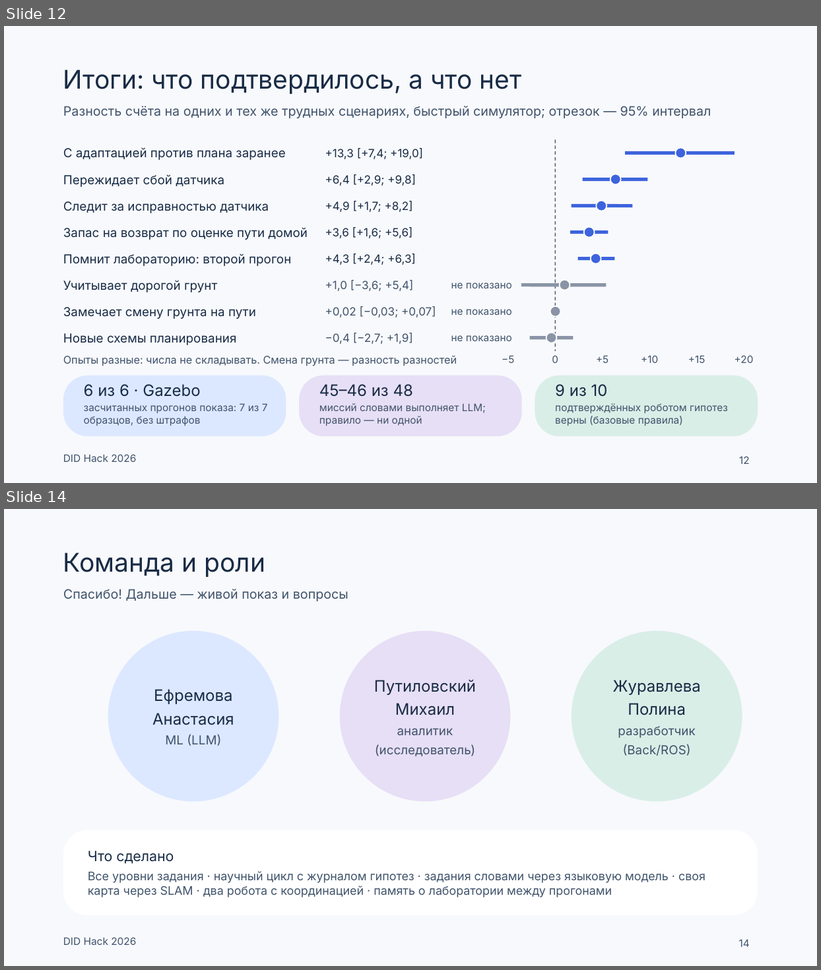
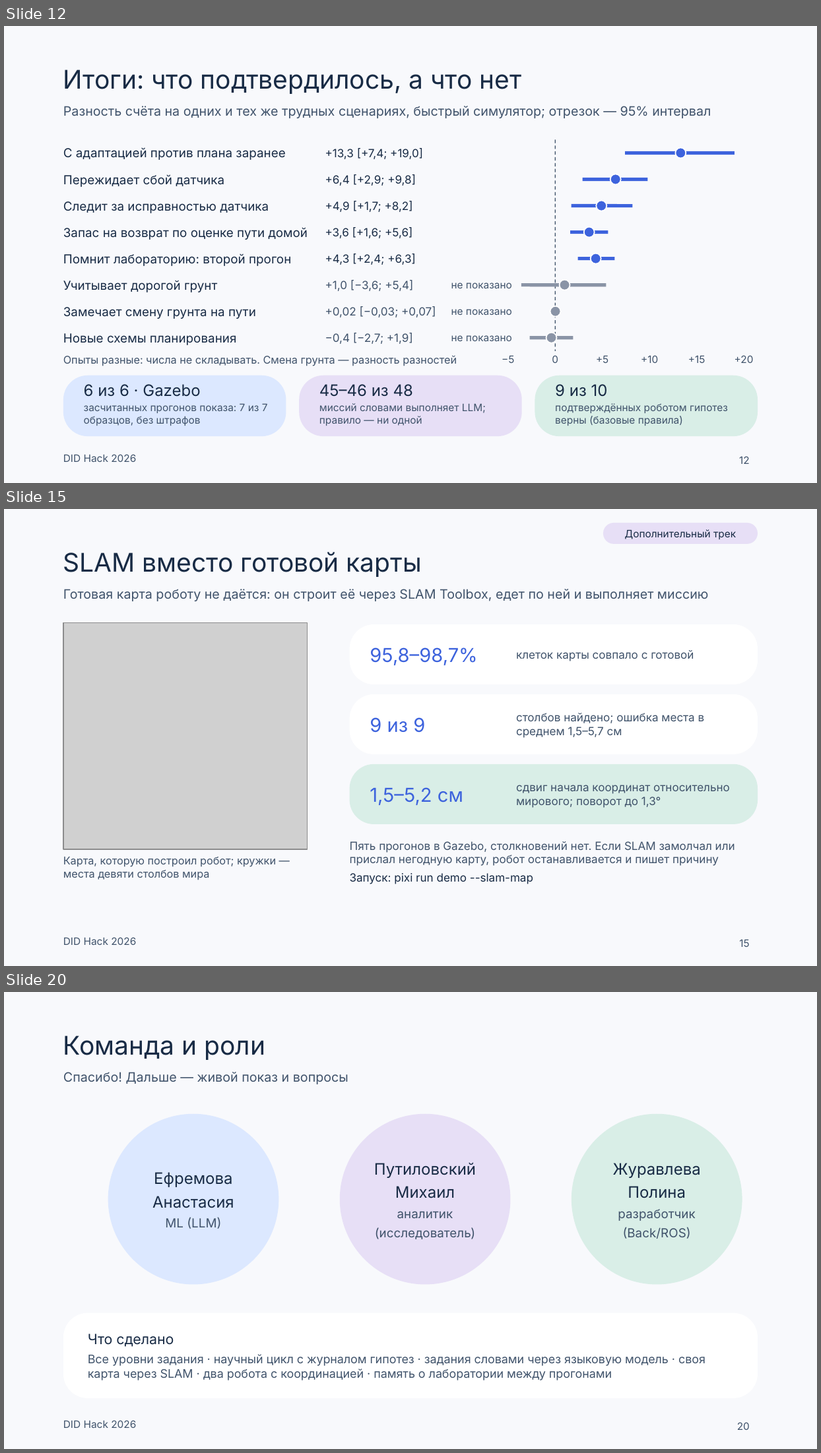
Before and after one commit to Mput13/did-hack, a slide deck: presentation/team/DID_final.pptx. Shown one above the other, each under a label of ours: slides 12 and 14 before the commit, slides 12, 15 and 20 after it; the slides between them are not shown. The pictures are 821x970 and 821x1453 pixels, drawn with LibreOffice and Linux fonts; fonts in the diff are those of the drawing; grey boxes stand for pictures. Boxes give left, top, right and bottom in pixels: in the first picture for what was removed or moved away, otherwise in the second. Text is boxed around its words. In the diff, an @@ line names an element or a change of style, - is before the commit and + after.

```diff
--- a/presentation/team/DID_final.pptx
+++ b/presentation/team/DID_final.pptx
@@ slide 15 added at (4, 509, 817, 966), background #F8F9FC; not listed: 1 template element that a slide beside it also shows @@
@@ rounded rectangle added at (603, 523, 758, 544), fill #E7DFF6, 9 pt, text #182B45 @@
+Дополнительный трек
@@ title added at (63, 552, 422, 577), 22.8 pt, text #182B45 @@
+SLAM вместо готовой карты
@@ text added at (63, 589, 709, 601), 11.5 pt, text #40536B @@
+Готовая карта роботу не даётся: он строит её через SLAM Toolbox, едет по ней и выполняет миссию
@@ picture added at (63, 623, 308, 850) @@
@@ rounded rectangle added at (350, 625, 758, 685), fill #FFFFFF @@
@@ text added at (370, 648, 477, 665), 17 pt, text #3D63DD @@
+95,8–98,7%
@@ text added at (516, 650, 694, 661), 10 pt, text #40536B @@
+клеток карты совпало с готовой
@@ rounded rectangle added at (350, 694, 758, 755), fill #FFFFFF @@
@@ text added at (370, 718, 425, 733), 17 pt, text #3D63DD @@
+9 из 9
@@ text added at (516, 713, 705, 738), 10 pt, text #40536B @@
+столбов найдено; ошибка места в среднем 1,5–5,7 см
@@ rounded rectangle added at (350, 764, 758, 824), fill #D9EEE7 @@
@@ text added at (516, 785, 730, 808), 10 pt, text #40536B @@
+сдвиг начала координат относительно мирового; поворот до 1,3°
@@ text added at (370, 788, 463, 805), 17 pt, text #3D63DD @@
+1,5–5,2 см
@@ text added at (350, 842, 735, 885), 10 pt, text #40536B @@
+Пять прогонов в Gazebo, столкновений нет. Если SLAM замолчал или прислал негодную карту, робот останавливается и пишет причину
+Запуск: pixi run demo --slam-map
@@ text added at (63, 857, 276, 881), 9.5 pt, text #40536B @@
+Карта, которую построил робот; кружки — места девяти столбов мира
@@ page number added at (739, 940, 749, 947), 9 pt, text #40536B @@
+15
@@ what was slide 14 is now slide 20 @@
@@ page number at (737, 1422, 750, 1430): text changed @@
-14
+20
```
Also in this commit, not shown: 1 slide changed, 5 other slides added, 12 other files.
